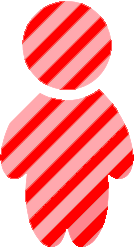
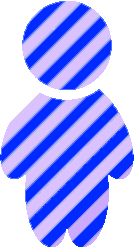
Before/after of a w=134, h=247 layered artwork. What changed in the layer stack:
painted on "Layer 1" over [0, 1, 134, 247]
